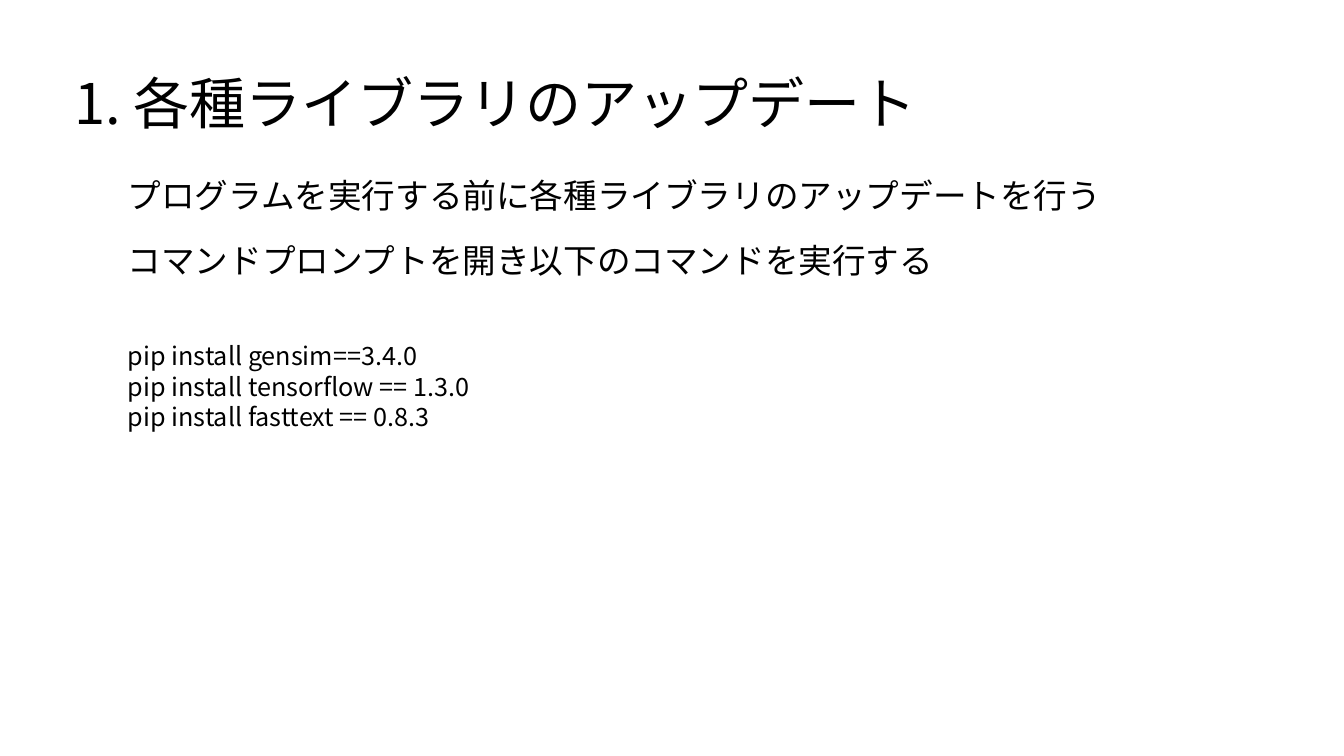
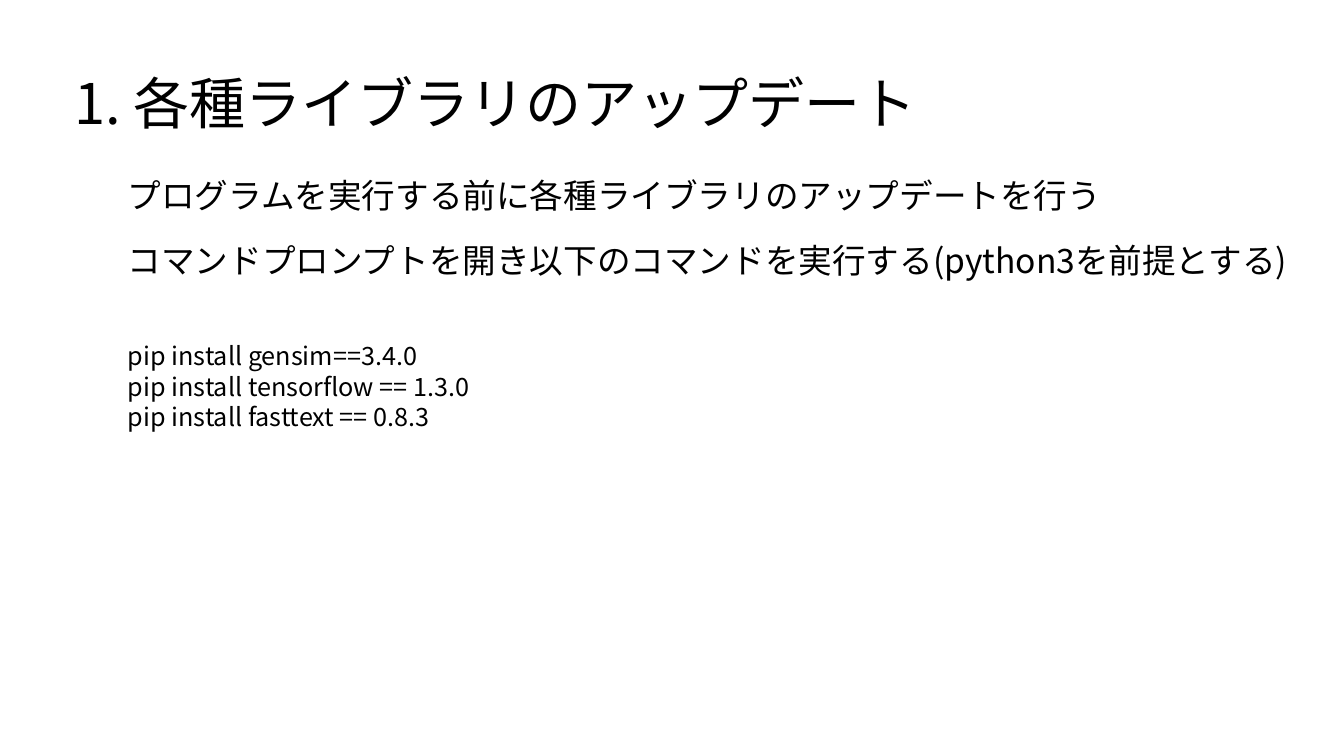
Before and after one commit to satetsu007/NLP_test, a slide deck: slide 3 of doc/Readme.pptx. Drawn at 1344x756 pixels with LibreOffice and Linux fonts; fonts in the diff are those of the drawing. Boxes give left, top, right and bottom in pixels: in the first picture for what was removed or moved away, otherwise in the second. Text is boxed around its words. In the diff, an @@ line names an element or a change of style, - is before the commit and + after.

```diff
--- a/doc/Readme.pptx
+++ b/doc/Readme.pptx
@@ text at (128, 244, 1287, 281): text changed @@
-コマンドプロンプトを開き以下のコマンドを実行する
+コマンドプロンプトを開き以下のコマンドを実行する(python3を前提とする)
```
Also in this commit, not shown: 4 other slides changed, 1 slide added, 2 other files.
